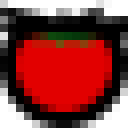
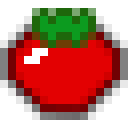
Layered file, before and after one edit (128 x 128). Changes by layer:
removed layer "Shape 1" over (8, 16, 120, 120)
added layer "Layer 4" above "Layer 6" over (32, 8, 96, 48)
added layer "Layer 6" above "Layer 5" over (24, 48, 48, 64)
added layer "Layer 5" above "Color Fill 1" over (0, 16, 128, 120)
renamed "Shape 1 copy" to "Color Fill 1", hid it, painted on it over (0, 0, 128, 128)
removed layer "Ellipse 1" over (8, 24, 120, 120)
